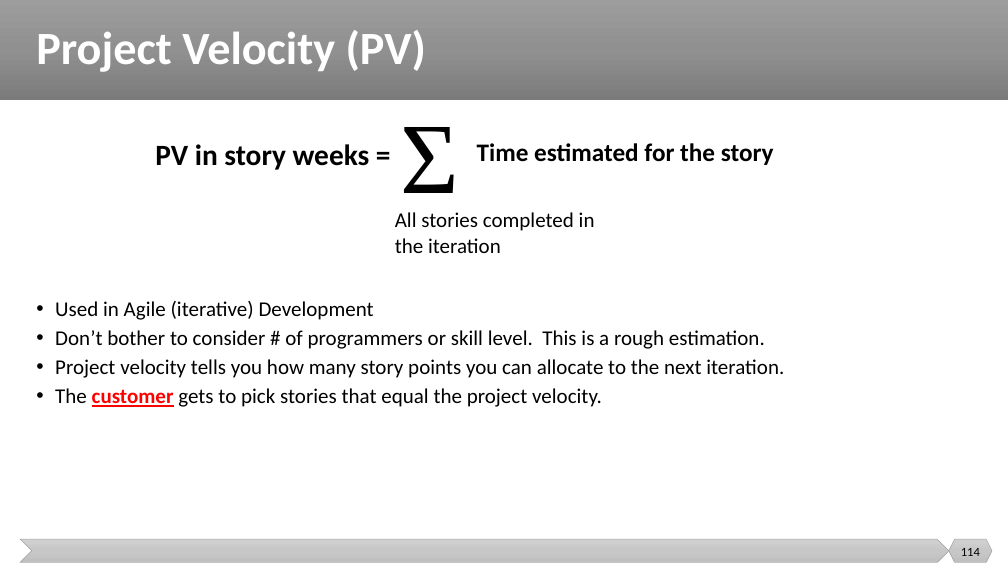
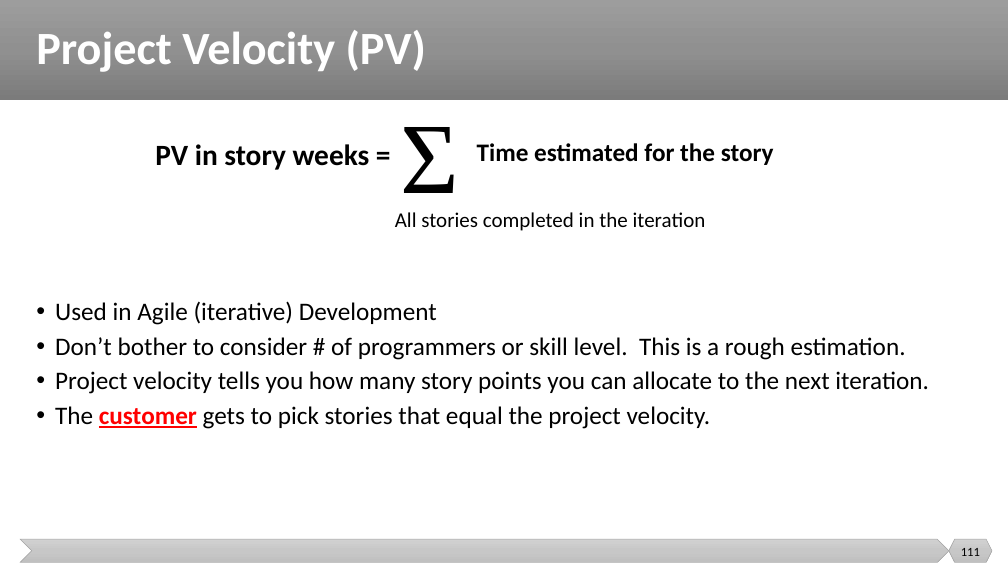
Before and after one commit to malenezi/malenezi, a slide deck: slide 111 of SE423/Lectures/6-Planning/Scheduling and Tracking.pptx (slide 114 before the commit). Drawn at 1008x567 pixels with LibreOffice and Linux fonts; fonts in the diff are those of the drawing; background and template pictures are left out. Boxes give left, top, right and bottom in pixels: in the first picture for what was removed or moved away, otherwise in the second. Text is boxed around its words. In the diff, an @@ line names an element or a change of style, - is before the commit and + after.

```diff
--- a/SE423/Lectures/6-Planning/Scheduling and Tracking.pptx
+++ b/SE423/Lectures/6-Planning/Scheduling and Tracking.pptx
@@ text "All stories completed in the ..." rewrapped from [395, 212, 595, 253] to [395, 212, 706, 231] @@
@@ text "Used in Agile (iterative) Development" at [55, 301, 929, 429]: size 20 to 24 pt; more space between paragraphs @@
@@ page number at [961, 548, 980, 556]: text changed @@
-114
+111
```
Also in this commit, not shown: 26 other slides changed, 2 slides added, 5 slides removed.
